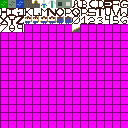
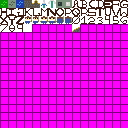
Revision of a layered 128x128 image; what changed, layer by layer:
painted on "Layer 0" over [24,24,32,32]
